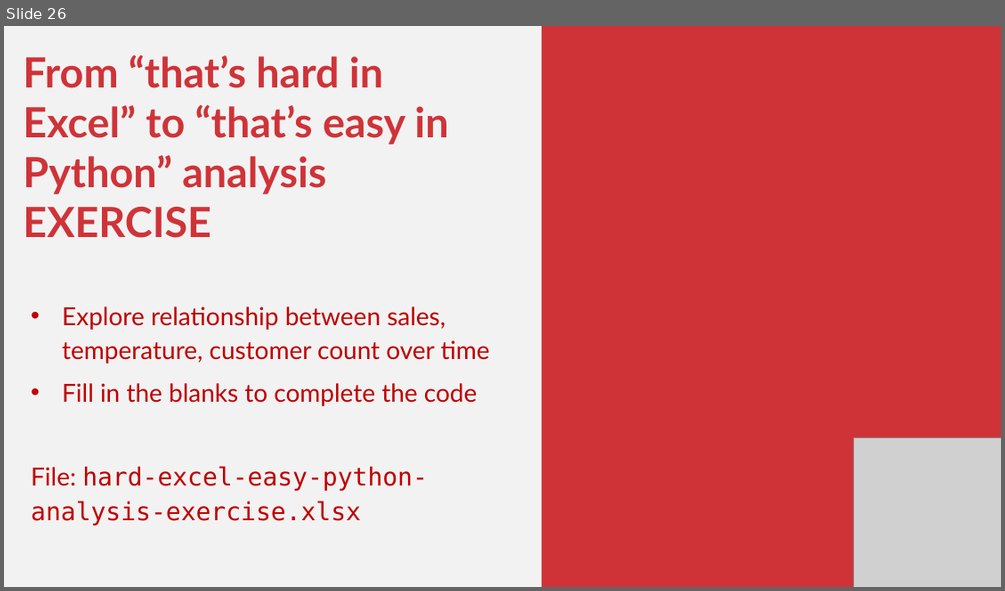
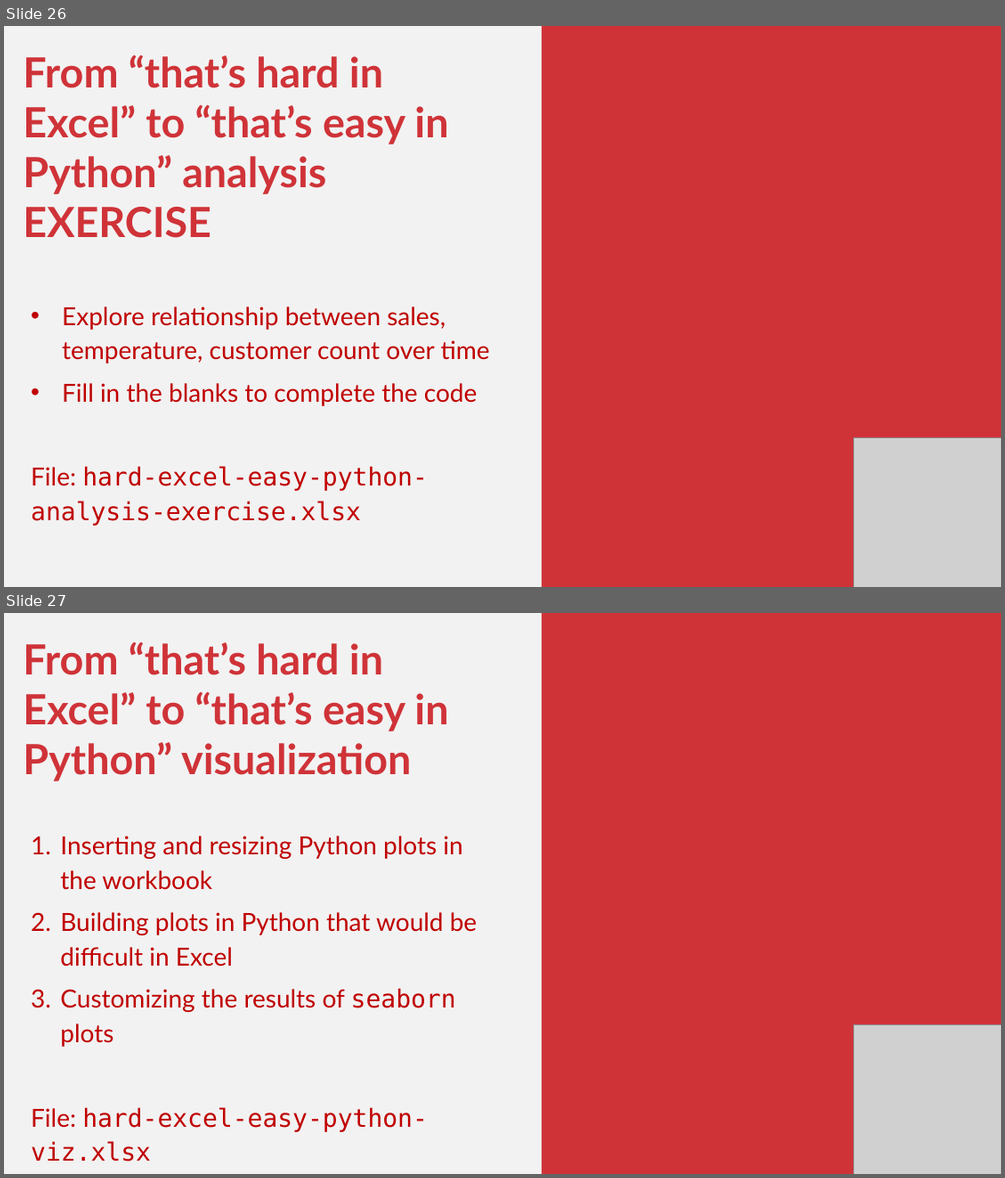
Before and after one commit to stringfestdata/xlgs-mc-2025, a slide deck: excel-power-tools-gxls-2025.pptx. Shown one above the other, each under a label of ours: slide 26 before the commit, slides 26 and 27 after it. The pictures are 1005x591 and 1005x1178 pixels, drawn with LibreOffice and Linux fonts; fonts in the diff are those of the drawing; grey boxes stand for pictures. Boxes give left, top, right and bottom in pixels: in the first picture for what was removed or moved away, otherwise in the second. Text is boxed around its words. In the diff, an @@ line names an element or a change of style, - is before the commit and + after.

```diff
--- a/excel-power-tools-gxls-2025.pptx
+++ b/excel-power-tools-gxls-2025.pptx
@@ slide 27 added at <box>4,613,1001,1174</box>, background #F2F2F2 @@
@@ rectangle added at <box>542,613,1001,1174</box>, fill #CF3338 @@
@@ text added at <box>23,642,477,1161</box>, 36 pt, text #C00000 @@
+From “that’s hard in Excel” to “that’s easy in Python” visualization
+1. Inserting and resizing Python plots in the workbook
+2. Building plots in Python that would be difficult in Excel
+3. Customizing the results of seaborn plots
+File: hard-excel-easy-python-viz.xlsx
@@ picture added at <box>853,1024,1001,1174</box> @@
```
Also in this commit, not shown: 6 slides changed, 27 other slides added, 5 slides removed, 56 other files.
